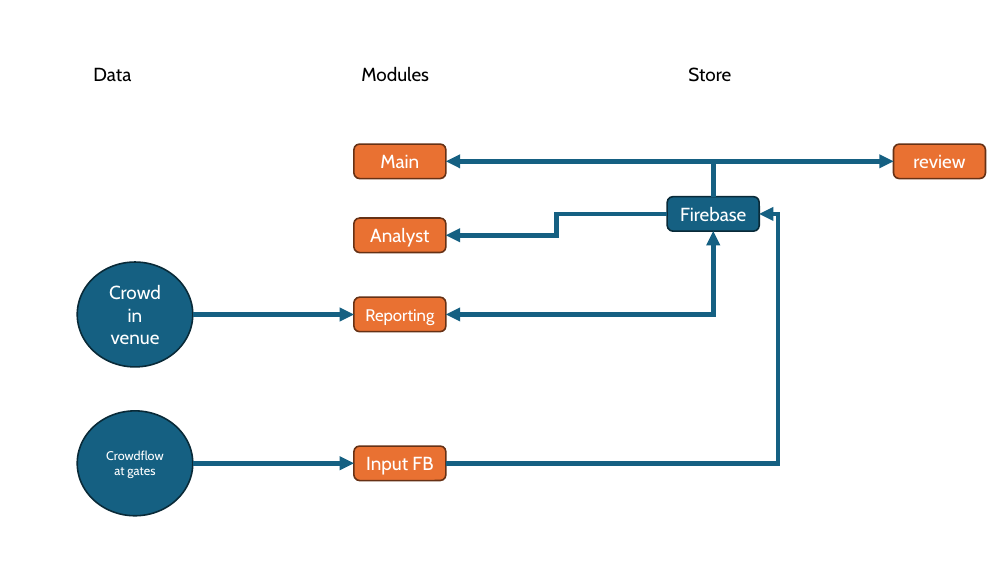
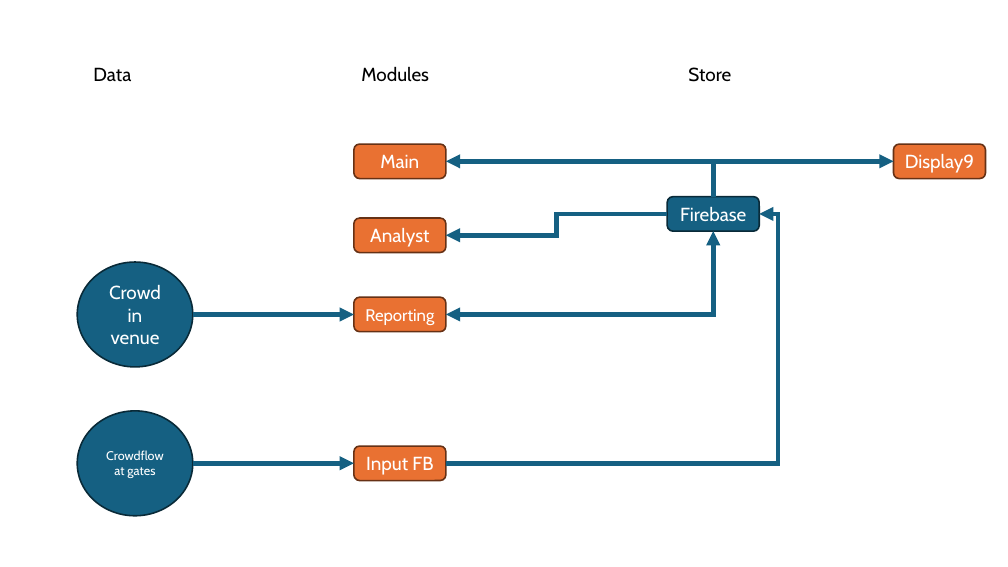
Before and after one commit to SandroSchmidt/SS24, a slide deck: slide 1 of documentation.pptx. Drawn at 1008x567 pixels with LibreOffice and Linux fonts; fonts in the diff are those of the drawing. Boxes give left, top, right and bottom in pixels: in the first picture for what was removed or moved away, otherwise in the second. Text is boxed around its words. In the diff, an @@ line names an element or a change of style, - is before the commit and + after.

```diff
--- a/documentation.pptx
+++ b/documentation.pptx
@@ text in rounded rectangle at box(905, 154, 974, 173): text changed @@
-review
+Display9
```
Also in this commit, not shown: 5 other files.
